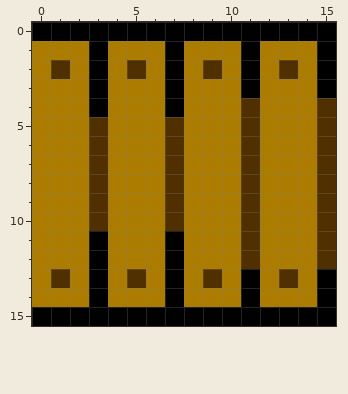
Pixel-art sprite: tiles/g.png. This is how it looked before the edit.
The file is 16x16 pixels.
The same view after the edit:
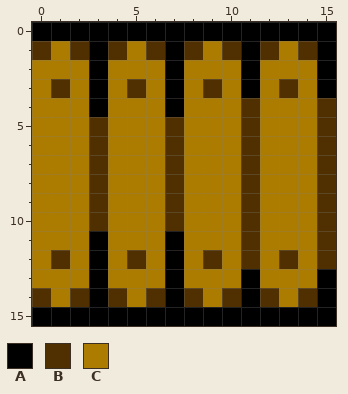
Palette (. is transparent): A #000000  B #503000  C #ac7c00
From the commit log: I like this better.
From old to new:
@@ x 0..15 @@
  0 AAAAAAAAAAAAAAAA
- 1 CCCACCCACCCACCCA
- 2 CBCACBCACBCACBCA
- 3 CCCACCCACCCACCCA
+ 1 BCBABCBABCBABCBA
+ 2 CCCACCCACCCACCCA
+ 3 CBCACBCACBCACBCA
  4 CCCACCCACCCBCCCB
@@ x 0..15 @@
 11 CCCACCCACCCBCCCB
-12 CCCACCCACCCBCCCB
-13 CBCACBCACBCACBCA
-14 CCCACCCACCCACCCA
+12 CBCACBCACBCBCBCB
+13 CCCACCCACCCACCCA
+14 BCBABCBABCBABCBA
 15 AAAAAAAAAAAAAAAA
Where, in picture pixels (left, top, right, bottom), the same in both pictures:
changed: (32, 41, 317, 98)
changed: (32, 250, 317, 307)
